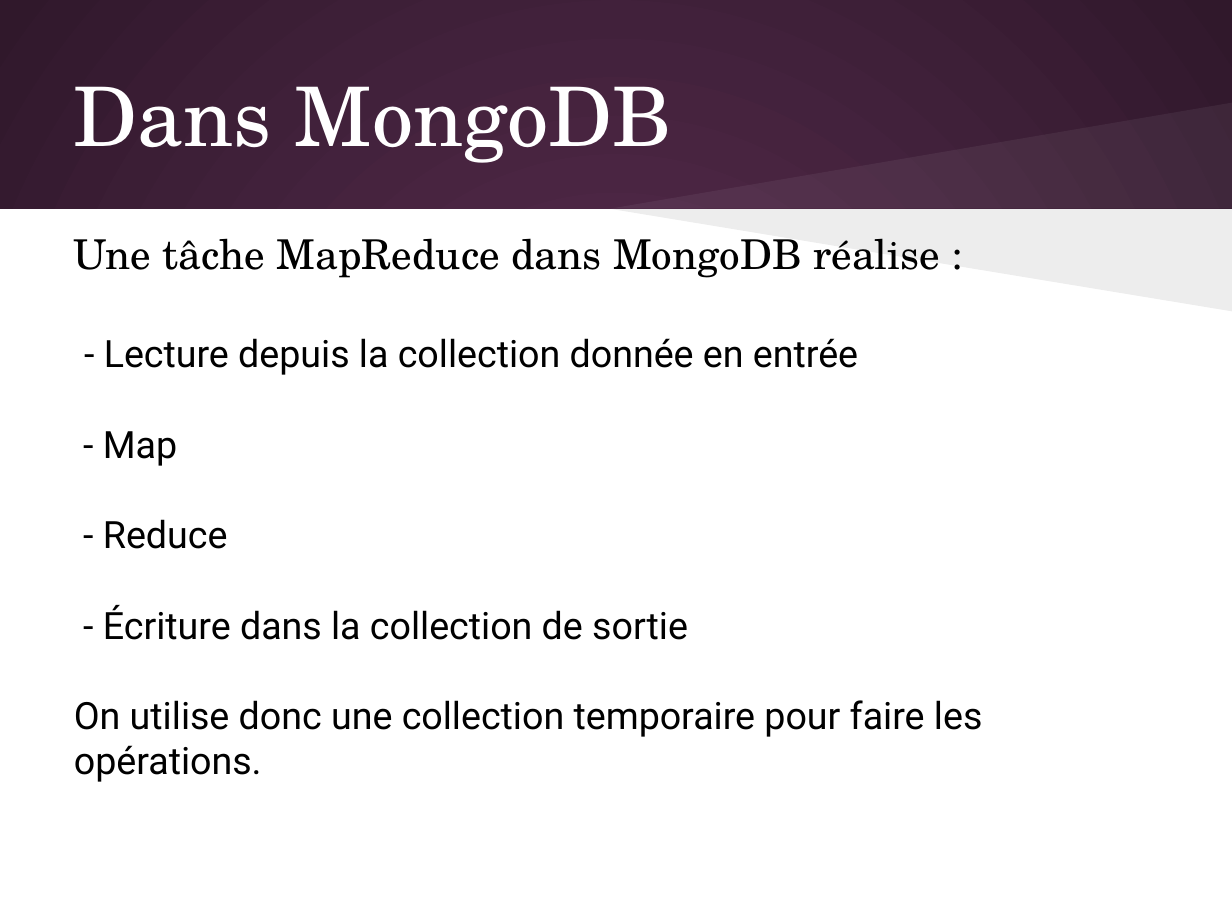
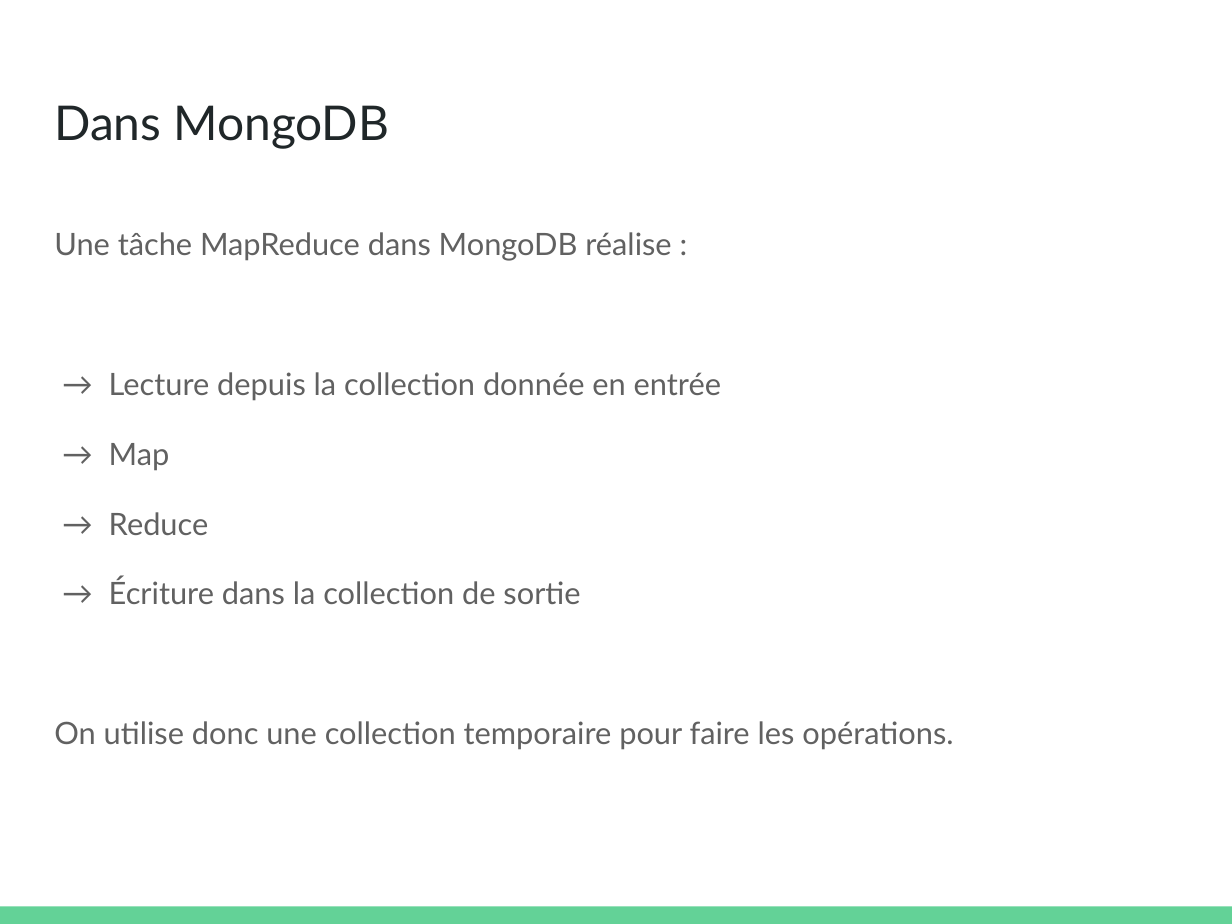
Before and after one commit to olivier-pitton/dant, a slide deck: slide 60 of mongodb/Cours_NoSQL.pptx (slide 67 before the commit). Drawn at 1232x924 pixels with LibreOffice and Linux fonts; fonts in the diff are those of the drawing. Boxes give left, top, right and bottom in pixels: in the first picture for what was removed or moved away, otherwise in the second. Text is boxed around its words. In the diff, an @@ line names an element or a change of style, - is before the commit and + after.

```diff
--- a/mongodb/Cours_NoSQL.pptx
+++ b/mongodb/Cours_NoSQL.pptx
@@ background gradient #592D50 to #30182B to #FFFFFF @@
@@ title "Dans MongoDB": place and size @@
-title "Dans MongoDB" at [74, 86, 671, 163]
+title "Dans MongoDB" at [54, 105, 390, 149]
@@ title "Dans MongoDB" at [54, 105, 390, 149]: size 48 to 28 pt, font TeX Gyre Schola to Lato, text colour #FFFFFF to #202729; vertical alignment middle to top @@
@@ freeform shape removed at [610, 102, 1232, 208] @@
@@ rectangle removed at [0, 209, 1232, 924] @@
@@ text "Une tâche MapReduce dans MongoDB ...": place and size @@
-text "Une tâche MapReduce dans MongoDB ..." at [74, 238, 982, 782]
+text "Une tâche MapReduce dans MongoDB ..." at [54, 232, 953, 750]
@@ freeform shape removed at [610, 208, 1232, 310] @@
@@ text at [54, 232, 953, 750]: size 24 to 18 pt, font TeX Gyre Schola to Lato in "Une tâche MapReduce dans MongoDB réalise :"; text colour #000000 to #616161 in "Une tâche MapReduce dans MongoDB réalise :", "On utilise donc une collection temporaire pour ..."; size 22 to 18 pt, font Roboto to Lato in "On utilise donc une collection temporaire pour ..."; line spacing 1 to 1.15; more space between paragraphs @@
@@ text at [109, 372, 721, 604]: text changed; size 22 to 18 pt; font Roboto to Lato; text colour #000000 to #616161 @@
-- Lecture depuis la collection donnée en entrée
-- Map
-- Reduce
-- Écriture dans la collection de sortie
+→ Lecture depuis la collection donnée en entrée
+→ Map
+→ Reduce
+→ Écriture dans la collection de sortie
@@ rectangle added at [0, 907, 1232, 924], fill #63D297 @@
```
Also in this commit, not shown: 63 other slides changed, 1 slide added, 9 slides removed, 5 other files.
